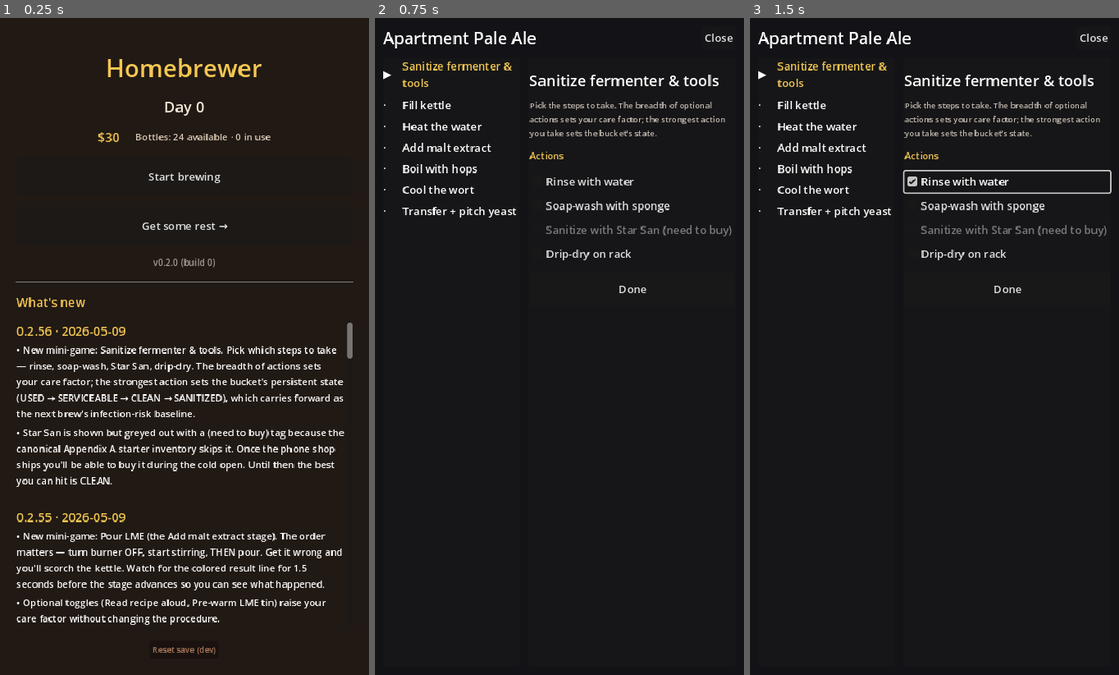
Above: before the commit, frames 1-3 (left to right).
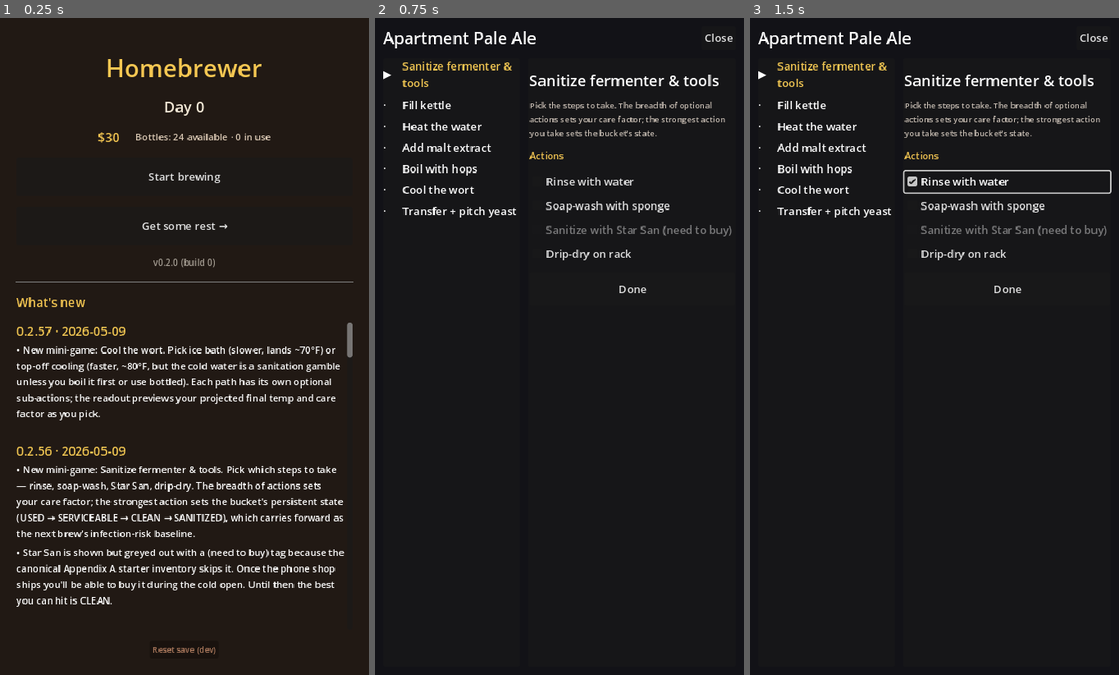
Above: after the commit, the same moments.

Repository: Shadaeiou/homebrewer
Game: Godot game, scene res://scenes/main.tscn
Two runs of this game, one before a commit and one after it. Both use one fixed random seed, a clock stepped at 60 frames per second and the inputs below.
Inputs:
- Up to frame 1 (0.25 s): no input
- Up to frame 2 (0.75 s): click "Start brewing" at 0.5 s
- Up to frame 3 (1.5 s): click "Start brewing" at 1.25 s

The runs differ from the first frame. In frame 1, 9.2% of the frame differs, in the area x 4-96%, y 47-93%; in frame 2, nothing differs; in frame 3, nothing differs.

Commit message:
Cool Wort mini-game (decision shape)
Mini-game #4 from DESIGN.md 3.9 + Appendix A Step 7. Decision-shape:
two paths with real trade-offs, plus per-path optional sub-actions
that count toward CareFactor.from_breadth.

scripts/minigames/cool_wort/cool_wort.gd
  Path A — Ice bath: slower, costs $2 ice, targets 70°F. Optionals:
    Buy ice / Stir occasionally / Monitor temp. Skipping any of the
    three protections (stir or monitor) raises the cooling-window
    infection_risk by 0.7 per skip.
  Path B — Top-off cooling: faster, free, targets 80°F. Optionals:
    Boil top-off water first / Use bottled water (latter disabled
    until phone-shop ships bottled spring). Without either protection
    raw tap water on hot wort adds infection +2.5; final temp ≥78°F
    adds off_flavor_temp +1.0.
  Final temp computed from path base + slop scaled by (1 - care);
  exposed live in the readout label so the player can tune options
  before committing.
  Skill awards: temp_control 8 (ice bath, active monitoring) or 4
  (top-off, hands-off); sanitation 3 / 2.

scenes/minigames/cool_wort.tscn
  Form-style: Path radios (mutual exclusion enforced in code), an
  Options section that re-renders for the selected path, a live
  readout, Confirm button.

scripts/brewing_day.gd
  MINIGAME_SCENES["cool_wort"] wired. Four of seven extract stages
  now have real mini-games (sanitize, fill_kettle, add_lme, cool_wort);
  three remain on placeholder (heat, boil_with_hops, transfer_pitch).

tests/sim/test_cool_wort.gd
  7 tests / 13 asserts. Default path is ice bath; full-care ice bath
  hits 70°F with no risk; missing protections add infection; top-off
  raw → infection added; top-off boiled → no infection; top-off no-care
  → off_flavor_temp; Outcome.lint clean.

96/96 tests, 319 asserts. changelog 0.2.57.

Diff:
--- a/godot/data/changelog.json
+++ b/godot/data/changelog.json
@@ -1,4 +1,11 @@
 [
+  {
+    "version": "0.2.57",
+    "date": "2026-05-09",
+    "bullets": [
+      "New mini-game: Cool the wort. Pick ice bath (slower, lands ~70°F) or top-off cooling (faster, ~80°F, but the cold water is a sanitation gamble unless you boil it first or use bottled). Each path has its own optional sub-actions; the readout previews your projected final temp and care factor as you pick."
+    ]
+  },
   {
     "version": "0.2.56",
     "date": "2026-05-09",
--- /dev/null
+++ b/godot/scenes/minigames/cool_wort.tscn
@@ -0,0 +1,76 @@
+[gd_scene load_steps=2 format=3 uid="uid://b8coolworthcwma"]
+
+[ext_resource type="Script" path="res://scripts/minigames/cool_wort/cool_wort.gd" id="1_cool"]
+
+[node name="CoolWort" type="Control"]
+layout_mode = 3
+anchors_preset = 15
+anchor_right = 1.0
+anchor_bottom = 1.0
+grow_horizontal = 2
+grow_vertical = 2
+script = ExtResource("1_cool")
+
+[node name="Margin" type="MarginContainer" parent="."]
+layout_mode = 1
+anchors_preset = 15
+anchor_right = 1.0
+anchor_bottom = 1.0
+grow_horizontal = 2
+grow_vertical = 2
+theme_override_constants/margin_left = 16
+theme_override_constants/margin_top = 16
+theme_override_constants/margin_right = 16
+theme_override_constants/margin_bottom = 16
+
+[node name="Stack" type="VBoxContainer" parent="Margin"]
+layout_mode = 2
+theme_override_constants/separation = 12
+
+[node name="StageTitle" type="Label" parent="Margin/Stack"]
+unique_name_in_owner = true
+layout_mode = 2
+text = "Cool the wort"
+theme_override_font_sizes/font_size = 22
+
+[node name="Hint" type="Label" parent="Margin/Stack"]
+layout_mode = 2
+text = "Recipe says partial-boil + top-off, but ice-bath is an option if you want to land cooler before pitching."
+theme_override_font_sizes/font_size = 12
+modulate = Color(0.78, 0.74, 0.70, 1)
+autowrap_mode = 3
+
+[node name="PathHeader" type="Label" parent="Margin/Stack"]
+layout_mode = 2
+text = "Path"
+theme_override_font_sizes/font_size = 14
+modulate = Color(0.96, 0.78, 0.32, 1)
+
+[node name="PathGroup" type="VBoxContainer" parent="Margin/Stack"]
+unique_name_in_owner = true
+layout_mode = 2
+theme_override_constants/separation = 4
+
+[node name="OptionsHeader" type="Label" parent="Margin/Stack"]
+layout_mode = 2
+text = "Optional"
+theme_override_font_sizes/font_size = 14
+modulate = Color(0.96, 0.78, 0.32, 1)
+
+[node name="OptionsGroup" type="VBoxContainer" parent="Margin/Stack"]
+unique_name_in_owner = true
+layout_mode = 2
+theme_override_constants/separation = 4
+
+[node name="Readout" type="Label" parent="Margin/Stack"]
+unique_name_in_owner = true
+layout_mode = 2
+text = "Projected final temp: ~70°F · care factor: 1.00"
+theme_override_font_sizes/font_size = 12
+modulate = Color(0.65, 0.62, 0.58, 1)
+
+[node name="ConfirmButton" type="Button" parent="Margin/Stack"]
+unique_name_in_owner = true
+custom_minimum_size = Vector2(0, 48)
+layout_mode = 2
+text = "Confirm"
--- a/godot/scripts/brewing_day.gd
+++ b/godot/scripts/brewing_day.gd
@@ -46,6 +46,7 @@
 	"sanitize":    preload("res://scenes/minigames/sanitize.tscn"),
 	"fill_kettle": preload("res://scenes/minigames/fill_kettle.tscn"),
 	"add_lme":     preload("res://scenes/minigames/pour_lme.tscn"),
+	"cool_wort":   preload("res://scenes/minigames/cool_wort.tscn"),
 }
 
 @onready var _recipe_title: Label = %RecipeTitle
--- /dev/null
+++ b/godot/scripts/minigames/cool_wort/cool_wort.gd
@@ -0,0 +1,188 @@
+extends Control
+
+## Cool the wort (mini-game #4 in 3.9's catalog) — decision shape per
+## DESIGN.md 3.9 + Appendix A Step 7.
+##
+## Two paths with real trade-offs:
+##   A. Ice bath  — slower, costs ice, but lower final temp + tighter
+##                  infection window if you stir + monitor.
+##   B. Top-off cooling (recipe-suggested) — faster, free, but final
+##                  temp is higher (~80°F) and the cold water itself
+##                  is a sanitation gamble depending on source.
+##
+## Outcome.actual.final_temp_f drives pitch-temp viability downstream
+## (Mini-game #6 Pitch yeast cares about this); risk_deltas.infection
+## carries the cooling-window sanitation cost forward.
+
+signal minigame_completed(outcome: Dictionary)
+
+const PATH_ICE_BATH := "ice_bath"
+const PATH_TOP_OFF := "top_off"
+
+@onready var _stage_title: Label = %StageTitle
+@onready var _path_group: VBoxContainer = %PathGroup
+@onready var _options_group: VBoxContainer = %OptionsGroup
+@onready var _readout: Label = %Readout
+@onready var _confirm_button: Button = %ConfirmButton
+
+var _stage_meta: Dictionary = {}
+var _selected_path: String = PATH_ICE_BATH
+var _option_toggles: Dictionary = {}  # option_id → CheckBox
+var _path_radios: Dictionary = {}     # path_id → CheckBox
+
+func _ready() -> void:
+	_confirm_button.pressed.connect(_on_confirm_pressed)
+	_render_path_options()
+	_render_options_for_path()
+	_apply_stage_meta()
+	_update_readout()
+
+func set_stage_meta(stage: Dictionary) -> void:
+	_stage_meta = stage
+	if is_inside_tree():
+		_apply_stage_meta()
+
+func _apply_stage_meta() -> void:
+	if _stage_title != null:
+		_stage_title.text = String(_stage_meta.get("title", "Cool the wort"))
+
+func _render_path_options() -> void:
+	for child in _path_group.get_children():
+		child.queue_free()
+	_path_radios.clear()
+	_add_path(PATH_ICE_BATH, "Ice bath (slower, lower temp)", true)
+	_add_path(PATH_TOP_OFF, "Top-off cooling (faster, warmer)", false)
+
+func _add_path(id: String, label: String, default: bool) -> void:
+	var box := CheckBox.new()
+	box.text = label
+	box.button_pressed = default
+	box.toggled.connect(func(pressed): _on_path_toggled(id, box, pressed))
+	_path_group.add_child(box)
+	_path_radios[id] = box
+
+func _on_path_toggled(id: String, btn: CheckBox, pressed: bool) -> void:
+	if not pressed:
+		btn.button_pressed = true   # don't allow deselecting all
+		return
+	for sib_id in _path_radios:
+		if sib_id != id:
+			_path_radios[sib_id].set_pressed_no_signal(false)
+	_selected_path = id
+	_render_options_for_path()
+	_update_readout()
+
+func _render_options_for_path() -> void:
+	for child in _options_group.get_children():
+		child.queue_free()
+	_option_toggles.clear()
+	if _selected_path == PATH_ICE_BATH:
+		_add_option("ice", "Buy ice ($2)", true)            # only relevant if not owned; v1 always-buy
+		_add_option("stir", "Stir occasionally", true)
+		_add_option("monitor", "Monitor temp with thermometer", true)
+	else:  # PATH_TOP_OFF
+		_add_option("boil_topoff", "Boil top-off water first", true)
+		_add_option("bottled_topoff", "Use bottled water", _has_bottled_water())
+
+func _add_option(id: String, label: String, owned: bool) -> void:
+	var box := CheckBox.new()
+	box.text = label
+	if not owned:
+		box.text += " (need to buy)"
+		box.disabled = true
+	box.toggled.connect(func(_b): _update_readout())
+	_options_group.add_child(box)
+	_option_toggles[id] = box
+
+func _has_bottled_water() -> bool:
+	var ing: Dictionary = GameState.data.get("inventory", {}).get("ingredients", {})
+	# v1 pre-seed only includes tap_water; bottled spring becomes available
+	# once the phone shop ships.
+	return ing.has("water_spring") or ing.has("water_bottled")
+
+func _update_readout() -> void:
+	if _readout == null:
+		return
+	var available: int = _available_options()
+	var taken: int = _taken_options()
+	var care := CareFactor.from_breadth(taken, max(1, available))
+	var temp := _projected_final_temp(care)
+	_readout.text = "Projected final temp: ~%d°F · care factor: %.2f" % [int(round(temp)), care]
+
+func _available_options() -> int:
+	var n := 0
+	for id in _option_toggles:
+		if not _option_toggles[id].disabled:
+			n += 1
+	return n
+
+func _taken_options() -> int:
+	var n := 0
+	for id in _option_toggles:
+		var box: CheckBox = _option_toggles[id]
+		if box.button_pressed and not box.disabled:
+			n += 1
+	return n
+
+func _projected_final_temp(care: float) -> float:
+	# Path A targets 70°F, Path B targets ~80°F. Care nudges down.
+	var base: float = 70.0 if _selected_path == PATH_ICE_BATH else 80.0
+	# Higher care → tighter convergence to base; low care → drifts up.
+	var slop: float = (1.0 - care) * 6.0
+	return base + slop
+
+func _on_confirm_pressed() -> void:
+	var available: int = _available_options()
+	var taken_ids: Array = []
+	for id in _option_toggles:
+		var box: CheckBox = _option_toggles[id]
+		if box.button_pressed and not box.disabled:
+			taken_ids.append(id)
+	var care: float = CareFactor.from_breadth(taken_ids.size(), max(1, available))
+	var final_temp: float = _projected_final_temp(care)
+
+	var risk: Dictionary = {}
+	if _selected_path == PATH_ICE_BATH:
+		# Cooling window infection risk: ice + stir + monitor → close to 0.
+		# Skip stir or monitor → noticeable risk from prolonged cooling.
+		var missed_protection: int = 3 - taken_ids.size()
+		if missed_protection > 0:
+			risk["infection"] = float(missed_protection) * 0.7
+	else:  # PATH_TOP_OFF
+		# Top-off path has a sanitation gamble on the cold water itself.
+		var protection_taken: bool = taken_ids.has("boil_topoff") or taken_ids.has("bottled_topoff")
+		if not protection_taken:
+			risk["infection"] = 2.5  # raw tap water onto hot wort
+		# Higher final temp than Path A → off_flavor risk if pitch happens warm.
+		if final_temp >= 78.0:
+			risk["off_flavor_temp"] = 1.0
+
+	var skills: Dictionary = GameState.data.get("skills", {})
+	var notes: Array = [_journal_summary(taken_ids, final_temp)]
+	var outcome := {
+		"actual": {
+			"path": _selected_path,
+			"actions_taken": taken_ids,
+			"final_temp_f": final_temp,
+		},
+		"care_factor": care,
+		"risk_deltas": risk,
+		"xp_gained": {
+			"temp_control": _xp_temp(),
+			"sanitation": 3 if _selected_path == PATH_ICE_BATH else 2,
+		},
+		"journal_notes": notes,
+		"skill_snapshot": SkillXP.snapshot(skills),
+	}
+	minigame_completed.emit(outcome)
+
+func _xp_temp() -> int:
+	# Ice bath rewards more temp_control practice (active monitoring); top-off
+	# is mostly hands-off.
+	return 8 if _selected_path == PATH_ICE_BATH else 4
+
+func _journal_summary(taken: Array, final_temp: float) -> String:
+	var path_label: String = "ice bath" if _selected_path == PATH_ICE_BATH else "top-off cooling"
+	if taken.is_empty():
+		return "Cooled via %s with no extra care. Final temp ~%d°F." % [path_label, int(round(final_temp))]
+	return "Cooled via %s (%s). Final temp ~%d°F." % [path_label, ", ".join(taken), int(round(final_temp))]
--- /dev/null
+++ b/godot/tests/sim/test_cool_wort.gd
@@ -0,0 +1,82 @@
+extends GutTest
+
+const SCENE := preload("res://scenes/minigames/cool_wort.tscn")
+
+func _mount() -> Control:
+	GameState.reset_to_new_career()
+	var s: Control = SCENE.instantiate()
+	add_child_autofree(s)
+	return s
+
+func _emit(s: Control) -> Dictionary:
+	var captured := [null]
+	s.minigame_completed.connect(func(o): captured[0] = o)
+	s._on_confirm_pressed()
+	await wait_frames(1)
+	return captured[0]
+
+func _select_path(s: Control, path: String) -> void:
+	var btn: CheckBox = s._path_radios[path]
+	btn.button_pressed = true
+	s._on_path_toggled(path, btn, true)
+
+func _check_options(s: Control, ids: Array) -> void:
+	for id in ids:
+		if s._option_toggles.has(id) and not s._option_toggles[id].disabled:
+			s._option_toggles[id].button_pressed = true
+
+func test_default_path_is_ice_bath() -> void:
+	var s := _mount()
+	assert_eq(s._selected_path, "ice_bath")
+
+func test_ice_bath_with_full_care_lands_low_temp_low_risk() -> void:
+	var s := _mount()
+	_select_path(s, "ice_bath")
+	_check_options(s, ["ice", "stir", "monitor"])
+	var out: Dictionary = await _emit(s)
+	assert_eq(String(out["actual"]["path"]), "ice_bath")
+	# Full care → exact 70°F target.
+	assert_almost_eq(float(out["actual"]["final_temp_f"]), 70.0, 1e-6)
+	assert_eq(Dictionary(out["risk_deltas"]).size(), 0,
+		"ice + stir + monitor should leave no infection risk")
+
+func test_ice_bath_skipping_protections_adds_infection_risk() -> void:
+	var s := _mount()
+	_select_path(s, "ice_bath")
+	# Take only "ice" — no stir, no monitor.
+	_check_options(s, ["ice"])
+	var out: Dictionary = await _emit(s)
+	assert_gt(float(out["risk_deltas"].get("infection", 0.0)), 0.0)
+
+func test_top_off_without_protection_adds_infection_risk() -> void:
+	var s := _mount()
+	_select_path(s, "top_off")
+	# Don't boil, don't use bottled.
+	var out: Dictionary = await _emit(s)
+	assert_eq(String(out["actual"]["path"]), "top_off")
+	assert_gt(float(out["risk_deltas"].get("infection", 0.0)), 1.0,
+		"raw tap water onto hot wort should be a real risk")
+
+func test_top_off_with_boiled_water_is_safe() -> void:
+	var s := _mount()
+	_select_path(s, "top_off")
+	_check_options(s, ["boil_topoff"])
+	var out: Dictionary = await _emit(s)
+	# Boiled top-off water removes the sanitation gamble. Final temp may
+	# still be high enough for off_flavor_temp depending on care, but the
+	# raw-infection bullet should be gone.
+	assert_false(out["risk_deltas"].has("infection"))
+
+func test_top_off_warm_temp_adds_off_flavor_risk() -> void:
+	var s := _mount()
+	_select_path(s, "top_off")
+	# No options taken → low care → final temp drifts up past 78°F.
+	var out: Dictionary = await _emit(s)
+	assert_true(out["risk_deltas"].has("off_flavor_temp"),
+		"top-off path with no care lands ≥78°F → pitch-temp off-flavor risk")
+
+func test_outcome_satisfies_universal_contract() -> void:
+	var s := _mount()
+	_check_options(s, ["ice", "stir", "monitor"])
+	var out: Dictionary = await _emit(s)
+	assert_eq(Outcome.lint(out).size(), 0)
--- a/godot/tools/screenshot_harness.gd
+++ b/godot/tools/screenshot_harness.gd
@@ -21,6 +21,7 @@
 	{"name": "fill_kettle", "path": "res://scenes/minigames/fill_kettle.tscn", "frames": 5},
 	{"name": "pour_lme", "path": "res://scenes/minigames/pour_lme.tscn", "frames": 5},
 	{"name": "sanitize", "path": "res://scenes/minigames/sanitize.tscn", "frames": 5},
+	{"name": "cool_wort", "path": "res://scenes/minigames/cool_wort.tscn", "frames": 5},
 ]
 
 const OUT_DIR := "res://../screenshots"
